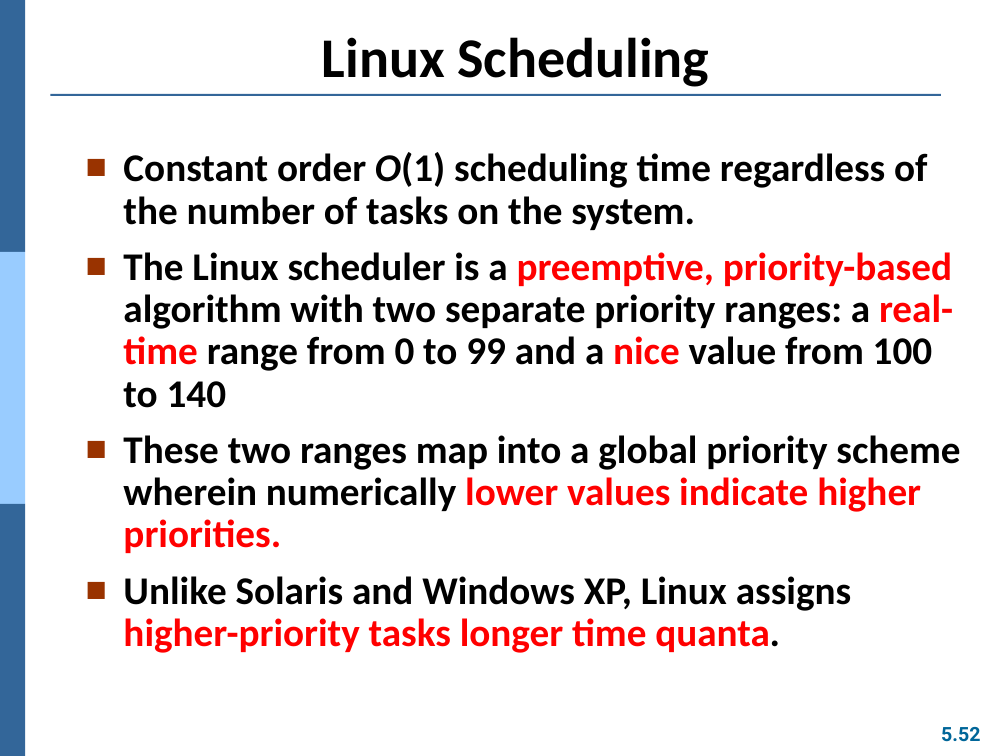
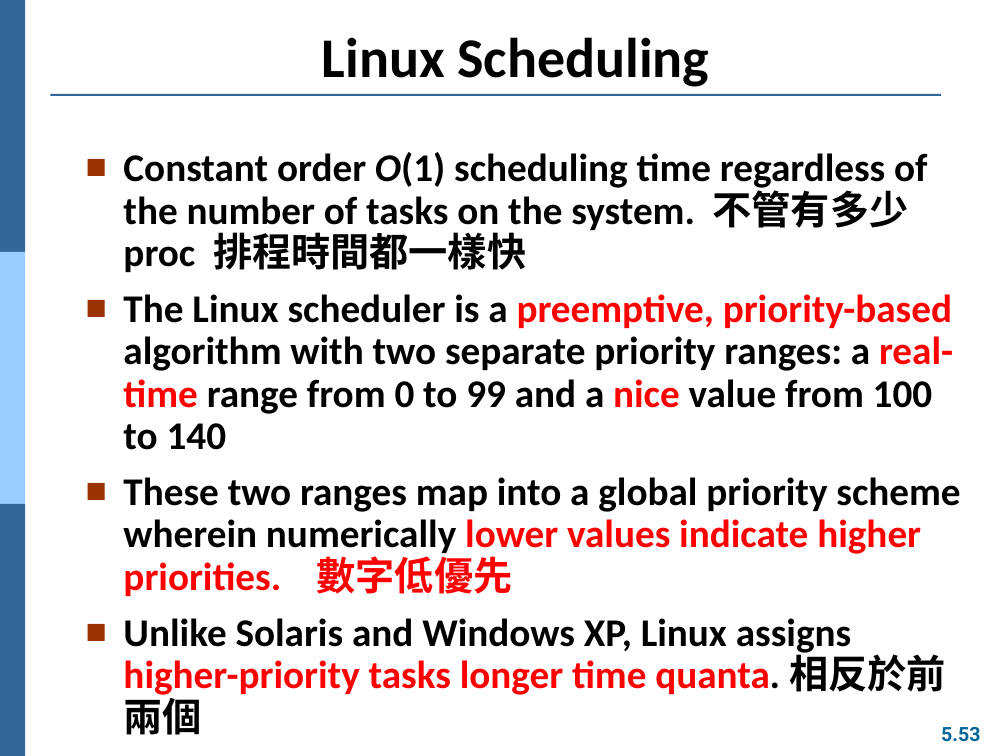
Before and after one commit to Yang09701194/OS_Learning, a slide deck: slide 53 of ch05.pptx (slide 52 before the commit). Drawn at 1008x756 pixels with LibreOffice and Linux fonts; fonts in the diff are those of the drawing. Boxes give left, top, right and bottom in pixels: in the first picture for what was removed or moved away, otherwise in the second. Text is boxed around its words. In the diff, an @@ line names an element or a change of style, - is before the commit and + after.

```diff
--- a/ch05.pptx
+++ b/ch05.pptx
@@ text at <box>123,152,927,272</box>: text changed @@
-■ Constant order O(1) scheduling time regardless of the number of tasks on the system.
+■ Constant order O(1) scheduling time regardless of the number of tasks on the system. 不管有多少proc 排程時間都一樣快
@@ text at <box>123,477,960,735</box>: text changed @@
-■ These two ranges map into a global priority scheme wherein numerically lower values indicate higher priorities.
-■ Unlike Solaris and Windows XP, Linux assigns higher-priority tasks longer time quanta.
+■ These two ranges map into a global priority scheme wherein numerically lower values indicate higher priorities. 數字低優先
+■ Unlike Solaris and Windows XP, Linux assigns higher-priority tasks longer time quanta. 相反於前兩個
@@ page number at <box>941,727,980,742</box>: text changed @@
-5.52
+5.53
```
Also in this commit, not shown: 31 other slides changed, 2 slides added, 1 other file.
